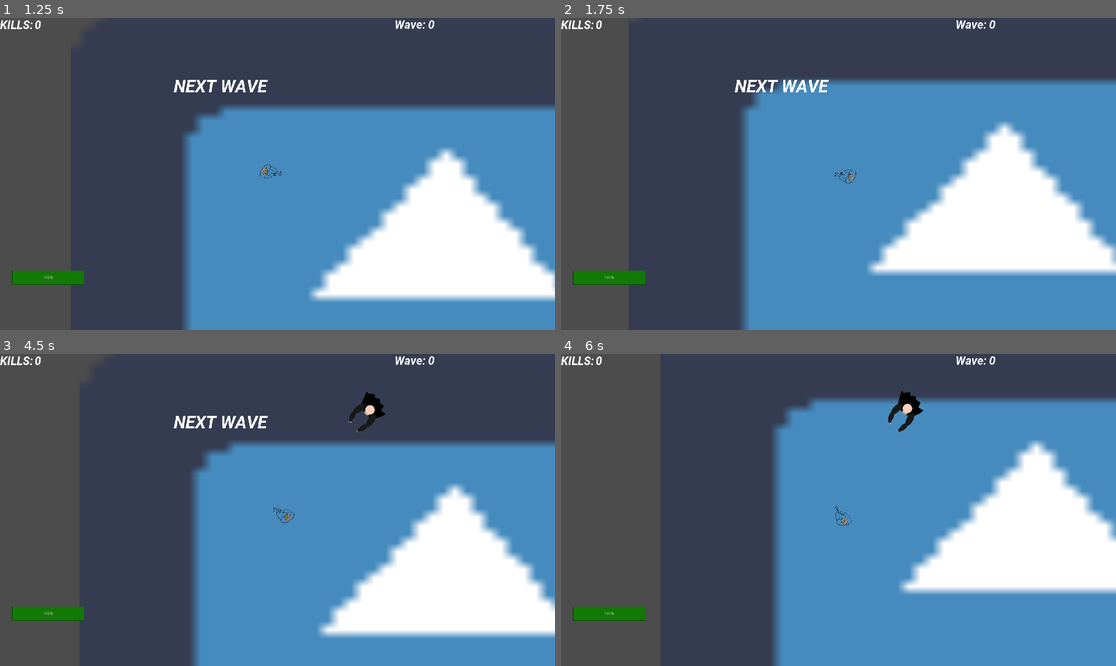
Above: before the commit, frames 1-4 (two rows, left to right).
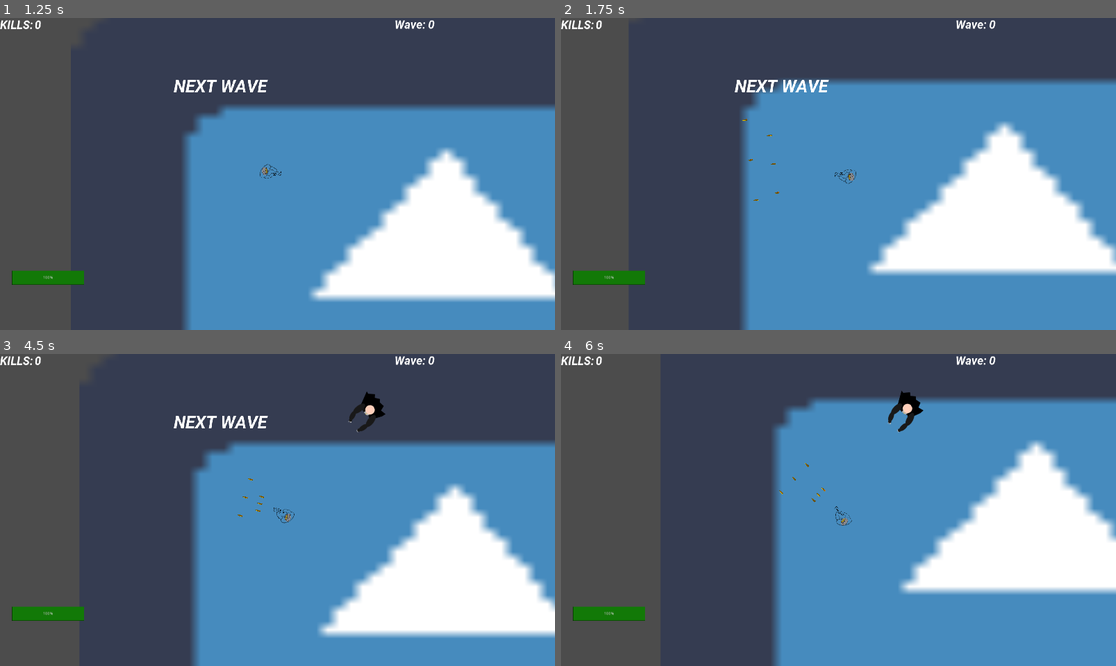
Above: after the commit, the same moments.

Repository: samuelmanolakas/Hellsing-Warewolf-Assault
Game: Godot game, scene res://Maps/Shotgun_Test_Map.tscn
Two runs of this game, one before a commit and one after it. Both use one fixed random seed, a clock stepped at 60 frames per second and the inputs below. This scene is started directly instead of the project's main scene. The engine's default icon, where the game draws it, is replaced by a stand-in: a white triangle on a blue panel in a dark square.
Inputs (mouse positions are in pixels of both pictures, inside the frame that each line leads up to):
- Up to frame 1 (1.25 s): tap Enter at 0.5 s; move the mouse to (399, 158) at 0.52 s; press the mouse at (399, 158) at 0.53 s; hold D (right) from 0.53 s (still down)
- Up to frame 2 (1.75 s): move the mouse to (727, 189) at 1.27 s; release D (right) at 1.28 s; release the mouse at (727, 189) at 1.28 s; hold S (down) from 1.28 s (still down); click (727, 189) at 1.35 s
- Up to frame 3 (4.5 s): move the mouse to (333, 441) at 2.02 s; release S (down) at 2.03 s; press the mouse at (333, 441) at 2.03 s; hold D (right) 2.03-2.78 s; move the mouse to (249, 572) at 2.77 s; release the mouse at (249, 572) at 2.78 s; hold W (up) 2.78-3.53 s; click (249, 572) at 2.85 s; move the mouse to (444, 556) at 3.52 s; press the mouse at (444, 556) at 3.53 s; hold A (left) from 3.53 s (still down); move the mouse to (111, 463) at 4.27 s; release the mouse at (111, 463) at 4.28 s; click (111, 463) at 4.35 s
- Up to frame 4 (6 s): move the mouse to (866, 510) at 5.02 s; release A (left) at 5.03 s; press the mouse at (866, 510) at 5.03 s; hold S (down) 5.03-5.78 s; move the mouse to (755, 432) at 5.77 s; release the mouse at (755, 432) at 5.78 s; hold D (right) from 5.78 s (still down); click (755, 432) at 5.85 s

Frame 1 is identical in both runs. In frame 2, less than 0.1% of the frame differs, in the area x 32-40%, y 32-59%; in frame 3, less than 0.1%, in the area x 42-48%, y 39-53%; in frame 4, less than 0.1%.
Error before the commit: Invalid call. Nonexistent function 'instance' in base 'Nil'. (res://Actors/Players/Shotgun_player/ShotgunPlayer.gd:59)

Commit message:
Added shotgun player

Diff:
--- a/Actors/Players/Shotgun_player/ShotgunPlayer.tscn
+++ b/Actors/Players/Shotgun_player/ShotgunPlayer.tscn
@@ -1,7 +1,8 @@
-[gd_scene load_steps=10 format=2]
+[gd_scene load_steps=11 format=2]
 
 [ext_resource path="res://NemoW/survivor-idle_rifle_0.png" type="Texture" id=1]
 [ext_resource path="res://Actors/Players/Shotgun_player/ShotgunPlayer.gd" type="Script" id=2]
+[ext_resource path="res://Global/Bullet/Shotgun_bullet/ShotgunBlast/ShotgunBlast.tscn" type="PackedScene" id=3]
 [ext_resource path="res://Global/Health/Health.tscn" type="PackedScene" id=4]
 [ext_resource path="res://Global/GUI/GUI.tscn" type="PackedScene" id=5]
 [ext_resource path="res://Sounds/weapon_fire.wav" type="AudioStream" id=6]
@@ -20,6 +21,7 @@
 ]]
 position = Vector2( 245.879, 93.9153 )
 script = ExtResource( 2 )
+Bullet = ExtResource( 3 )
 
 [node name="Sprite" type="Sprite" parent="."]
 position = Vector2( -17.5953, -13.1408 )
--- a/Global/Bullet/Shotgun_bullet/ShotgunBlast/ShotgunBlast.gd
+++ b/Global/Bullet/Shotgun_bullet/ShotgunBlast/ShotgunBlast.gd
@@ -1,4 +1,16 @@
-extends Node2D
+extends Area2D
+
+export (int) var speed = 10
+
+var direction := Vector2.ZERO
+
+
+onready var kill_timer = $KillTimer
+
+
+func _ready():
+	kill_timer.start()
+
 
 func _process(delta):
 	var top = get_node("Top")
@@ -7,3 +19,19 @@
 		top.position -= Vector2(0,5)
 	if(bottom):
 		bottom.position += Vector2(0,5)
+
+
+func _physics_process(delta: float) -> void:
+	if direction != Vector2.ZERO:
+		var velocity = direction * speed
+
+		global_position += velocity
+
+
+func set_direction(direction: Vector2):
+	self.direction = direction
+	rotation += direction.angle()
+
+
+func _on_Timer_timeout():
+	queue_free()
--- a/Global/Bullet/Shotgun_bullet/ShotgunBlast/ShotgunBlast.tscn
+++ b/Global/Bullet/Shotgun_bullet/ShotgunBlast/ShotgunBlast.tscn
@@ -1,10 +1,16 @@
-[gd_scene load_steps=3 format=2]
+[gd_scene load_steps=4 format=2]
 
 [ext_resource path="res://Global/Bullet/Shotgun_bullet/ShotgunBlast/ShotgunBlast.gd" type="Script" id=1]
 [ext_resource path="res://Global/Bullet/Shotgun_bullet/ShotgunBullet.tscn" type="PackedScene" id=2]
 
+[sub_resource type="RectangleShape2D" id=1]
+extents = Vector2( 6.97478, 2.16778 )
+
 [node name="ShotgunBlast" type="Area2D"]
 script = ExtResource( 1 )
+
+[node name="CollisionShape2D" type="CollisionShape2D" parent="."]
+shape = SubResource( 1 )
 
 [node name="Top" parent="." instance=ExtResource( 2 )]
 position = Vector2( 0, -5 )
@@ -13,3 +19,7 @@
 
 [node name="Bottom" parent="." instance=ExtResource( 2 )]
 position = Vector2( 0, 5 )
+
+[node name="KillTimer" type="Timer" parent="."]
+
+[connection signal="timeout" from="KillTimer" to="." method="_on_Timer_timeout"]
--- a/Global/Bullet/Shotgun_bullet/ShotgunBullet.tscn
+++ b/Global/Bullet/Shotgun_bullet/ShotgunBullet.tscn
@@ -23,7 +23,7 @@
 texture = ExtResource( 1 )
 
 [node name="KillTimer" type="Timer" parent="."]
-wait_time = 2.0
+wait_time = 0.5
 one_shot = true
 
 [connection signal="body_entered" from="." to="." method="_on_Bullet_body_entered"]
--- a/Global/Health/Enemy_health.gd
+++ b/Global/Health/Enemy_health.gd
@@ -7,6 +7,7 @@
 	health = clamp(new_health, 0, 100)
 
 func _process(delta):
-	print (health)
+	#print (health)
 	if health <= 0:
-		print("Enemy is dead!")
+		#print("Enemy is dead!")
+		pass
--- a/Global/Health/Health.gd
+++ b/Global/Health/Health.gd
@@ -10,7 +10,7 @@
 	emit_signal("player_health_changed", health)
 
 func _process(delta):
-	print (health)
+	#print (health)
 	if health <= 0:
 		print("Player is dead!")
 		get_tree().change_scene("res://Global/Death/Death.tscn")
